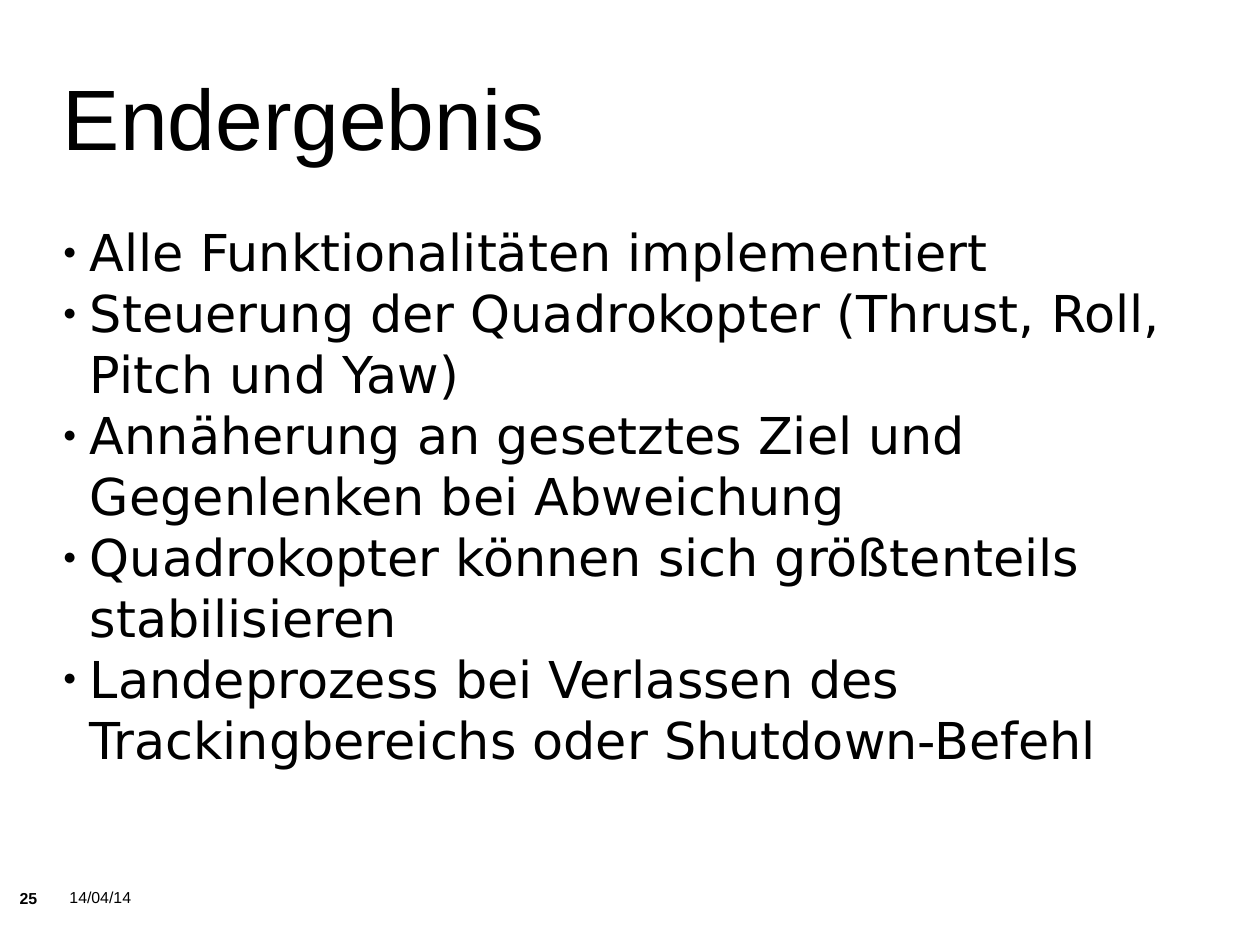
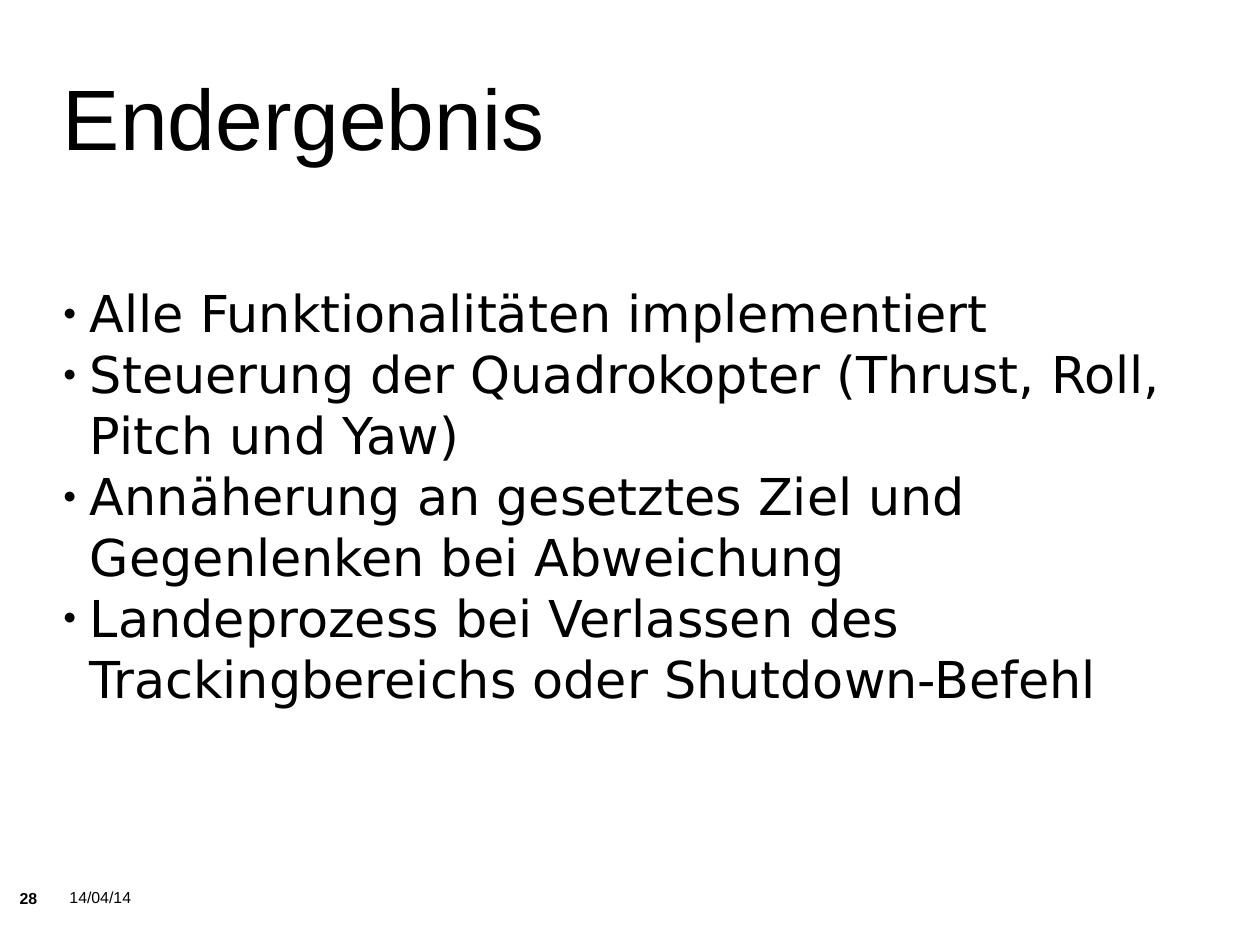
Before and after one commit to KITrokopter/Presentation, a slide deck: slide 28 of PresentationInTotal v0.1.odp (slide 25 before the commit). Drawn at 1260x945 pixels with LibreOffice and Linux fonts; fonts in the diff are those of the drawing; background and template pictures are left out. Boxes give left, top, right and bottom in pixels: in the first picture for what was removed or moved away, otherwise in the second. Text is boxed around its words. In the diff, an @@ line names an element or a change of style, - is before the commit and + after.

```diff
--- a/PresentationInTotal v0.1.odp
+++ b/PresentationInTotal v0.1.odp
@@ subtitle at [90,537,1079,638]: paragraph removed @@
-● Quadrokopter können sich größtenteils stabilisieren
@@ page number at [20,893,38,904]: text changed @@
-25
+28
```
Also in this commit, not shown: 6 other slides changed, 4 slides added.
